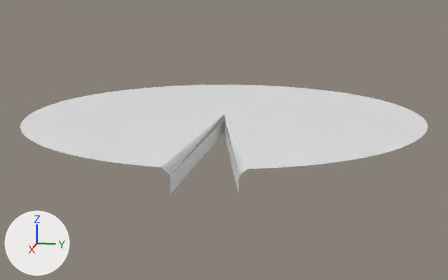
An edit to the OBJ model Assets/Models/Slice96.obj, drawn before and after from the same camera.
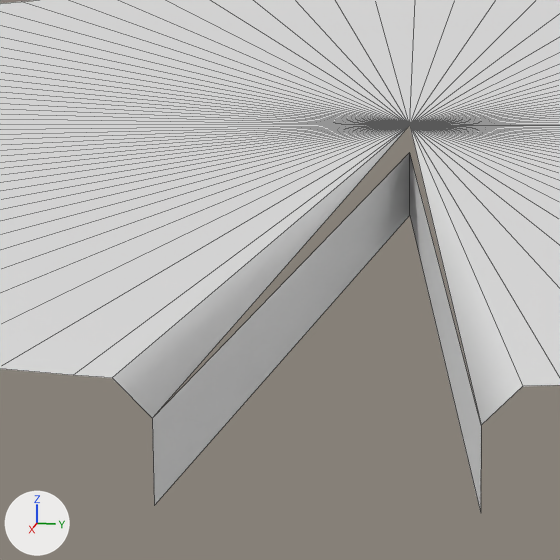
Old and new are each drawn whole from a 50 mm camera at (3.084, 0.617, 0.634) aimed at (0.02, 0.004, -0.132) and again close up on the part from 31% to 57% of the width and 31% to 73% of the height. Arrows for +X, +Y and +Z are at lower left; the lights stay in place. The close-ups show mesh edges as thin lines. Where no turn or scale is listed for an object, it has been applied to the vertices.

Objects in the first close-up: 'Slice96'.
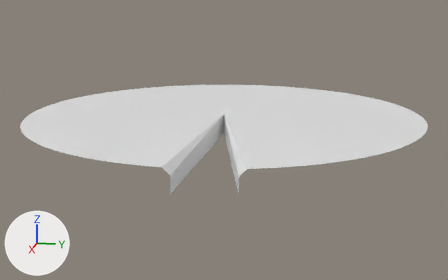
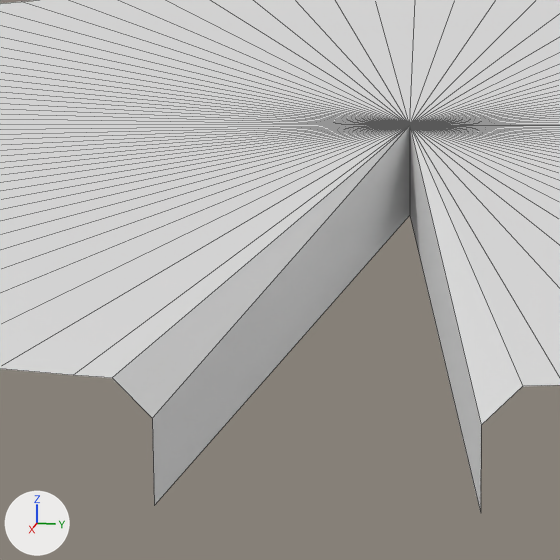
What differs and where, as boxes [x1, y1, x2, y2] in the close-ups (560 x 560 px; the box of a moved part takes in the faces that stretch with it):
```json
{"part": 1, "of": "me_slice96", "change": "moved or reshaped", "before": [152, 153, 481, 513], "after": [152, 126, 481, 513]}
```

Edits to the scene script, one JSON object a line:
```json
{"block": "me_slice96", "where": "me_slice96.from_pydata(...)  # 104 vertices, 100 faces; spans x -1.0..1.0, y -1.0..1.0, z -0.1..0.0"}
{"block": "me_slice96", "where": "# used by ob_slice96; location = (0.0, 0.0, 0.0)"}
{"block": "me_slice96", "where": "# verts and faces of me_slice96; kept vertices keep their numbers, new ones are numbered from 104"}
{"block": "me_slice96", "where": "# before: 0 (0.0, 0.0, 0.0) at pixel (409, 125), 2 (1.0, 0.0, -0.03) at pixel (152, 418), 99 (0.97, 0.25, -0.03) at pixel (481, 425), 100 (0.0, 0.0, -0.1) at pixel (409, 215), 101 (0.0, 0.0, -0.03) at pixel (409, 152)"}
{"block": "me_slice96", "where": "# before: 102 (1.0, 0.0, -0.1) at pixel (154, 505), 103 (0.97, 0.25, -0.1) at pixel (480, 513)"}
{"block": "me_slice96", "change": "me_slice96 part 1"}
{"op": "add", "block": "me_slice96", "code": "delete_vertices([101])  # with the faces that use them"}
{"op": "add", "block": "me_slice96", "code": "faces += [(0, 2, 102, 100), (0, 100, 103, 99)]"}
```
